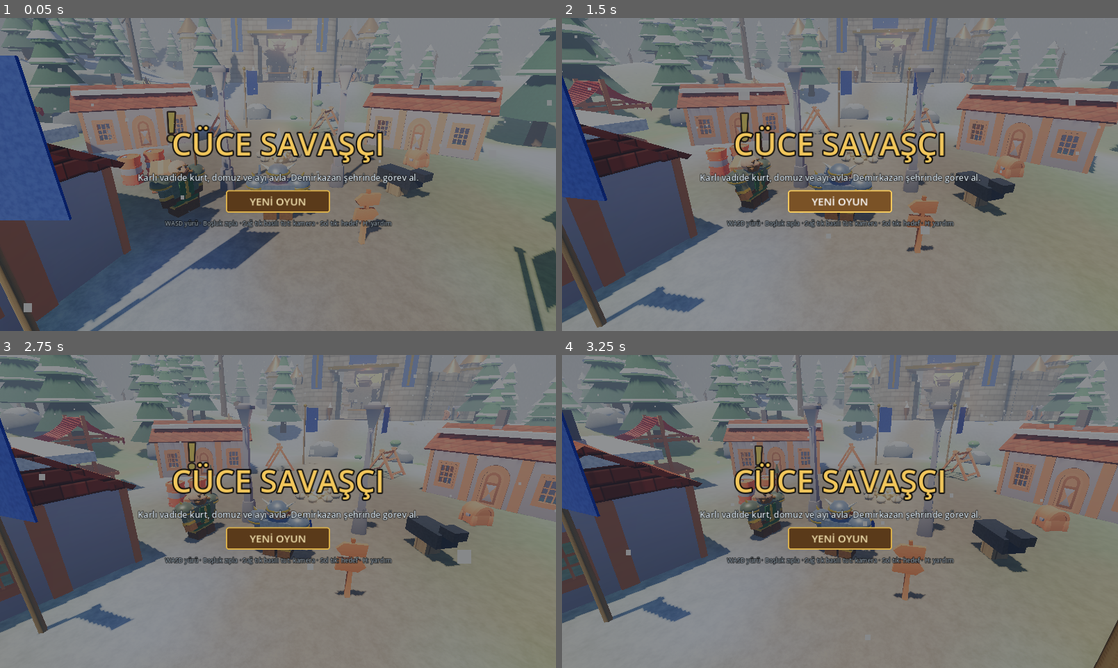
Above: before the commit, frames 1-4 (two rows, left to right).
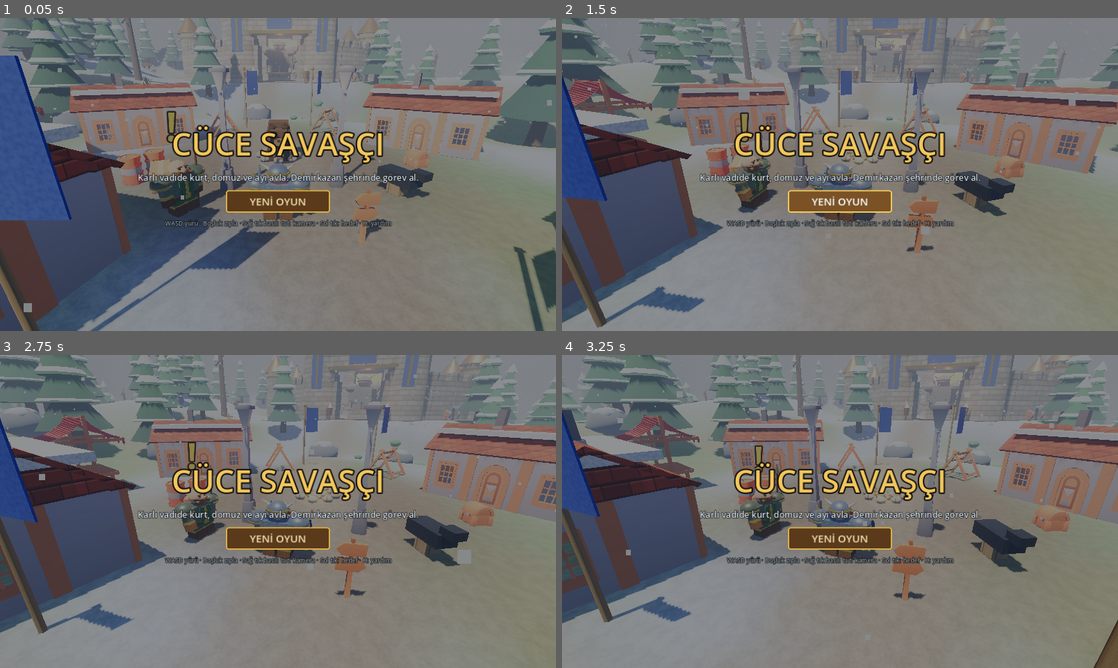
Above: after the commit, the same moments.

Repository: aldaci26/zindan-yuruyusu
Game: Godot game, scene res://main.tscn
The game is run twice, just before and just after one commit, with the same random seed, the same clock (stepped at 60 frames per second) and the same inputs.
Inputs (mouse positions are in pixels of both pictures, inside the frame that each line leads up to):
- Up to frame 1 (0.05 s): no input
- Up to frame 2 (1.5 s): tap Enter at 0.5 s; drag from (840, 174) to (895, 105) at 0.52 s; drag from (840, 174) to (812, 237) at 1.27 s
- Up to frame 3 (2.75 s): move the mouse to (333, 442) at 2.02 s; hold D from 2.03 s (still down); tap G at 2.1 s; tap E at 2.3 s
- Up to frame 4 (3.25 s): release D at 2.75 s; drag from (812, 574) to (673, 464) at 2.77 s

The runs differ from the first frame. In frame 1, 0.4% of the frame differs, in the area x 47-55%, y 32-47%; in frame 2, nothing differs; in frame 3, less than 0.1%; in frame 4, less than 0.1%.

Commit message:
Sistem modülleri: güvenli kayıt+yedek, savaş kuralları, spawn denetimi, ayrışma, NPC hafızası; elitler Nadir bayrağına geçti
Co-Authored-By: Claude Sonnet 5.5 <noreply@anthropic.com>
Claude-Session: https://claude.ai/code/session_01JevRmnrtmWrqjemGjP8zM1

Diff:
--- a/godot/main.gd
+++ b/godot/main.gd
@@ -7,6 +7,11 @@
 const SfxScript = preload("res://sfx.gd")
 const Items = preload("res://items.gd")
 const Inv = preload("res://inv.gd")
+const SaveManager = preload("res://systems/save_manager.gd")
+const CombatRules = preload("res://systems/combat_rules.gd")
+const SpawnDirector = preload("res://systems/spawn_director.gd")
+const NavSteer = preload("res://systems/navigation_steering.gd")
+const NPCDialogue = preload("res://systems/npc_dialogue.gd")
 const InvUI = preload("res://invui.gd")
 const TalentUI = preload("res://talentui.gd")
 const ProgUI = preload("res://progui.gd")
@@ -236,6 +241,8 @@
 	var base_dmg := 0.0
 	var base_spd := 0.0
 	var owner_m = null
+	var rare := false
+	var thr := 0.0
 	var node: Node3D
 	var legs: Array = []
 	var id: int
@@ -257,6 +264,8 @@
 var next_id := 100
 var save_t := 0.0
 const SAVE_PATH := "user://cuce_save.json"
+var npc_mem: Dictionary = {}
+var dlg_extra := ""
 var cam: Camera3D
 var sun: DirectionalLight3D
 var player: Node3D
@@ -477,7 +486,7 @@
 	hud.volume_changed.connect(func(_x): save_settings())
 	sfx.set_volume(0.8)
 	load_settings()
-	hud.set_has_save(FileAccess.file_exists(SAVE_PATH))
+	hud.set_has_save(FileAccess.file_exists(SAVE_PATH) or FileAccess.file_exists(SAVE_PATH + SaveManager.BACKUP_SUFFIX))
 	get_tree().set_auto_accept_quit(false)
 	_update_camera(0.0)
 
@@ -1394,7 +1403,7 @@
 	rig = player.get_meta("rig")
 	P = {"x": 0.0, "z": 7.0, "y": 0.0, "yaw": PI, "hp": 0.0, "rage": 0.0, "lvl": 1, "xp": 0.0,
 		"atk_t": 0.0, "gcd": 0.0, "cd": [0.0, 0.0, 0.0, 0.0, 0.0, 0.0, 0.0, 0.0, 0.0, 0.0, 0.0, 0.0, 0.0, 0.0], "rk_t": 0.0,  …(228 unchanged characters)…
-		"dead": false, "dead_t": 0.0, "combat_t": -99.0, "spd": 0.0, "wep_b": 0.0, "wep_lvl": 0, "dot_t": 0.0, "dot_v": 0.0, "dot_k": 0.0, "slow_t": 0.0}
+		"dead": false, "dead_t": 0.0, "combat_t": -99.0, "spd": 0.0, "wep_b": 0.0, "wep_lvl": 0, "dot_t": 0.0, "dot_v": 0.0, "dot_k": 0.0, "slow_t": 0.0, "combo": 0, "combo_t": -99.0}
 	inv = Inv.new()
 	G = Items.totals(inv.eq)
 	P["hp"] = float(max_hp())
@@ -1803,14 +1812,15 @@
 			m.ph = rnd.randf() * 6.0
 			m.id = cid
 			cid += 1
-			if rnd.randf() < 0.17:
-				m.nm = "Elit " + m.nm
-				m.maxhp = round(m.maxhp * 3.5)
+			if SpawnDirector.is_rare_spawn(rnd.randf() * 0.7, P["lvl"]):
+				m.rare = true
+				m.title = "Nadir"
+				m.maxhp = round(m.maxhp * SpawnDirector.rare_hp_multiplier())
 				m.hp = m.maxhp
-				m.dmg *= 1.5
+				m.dmg *= SpawnDirector.rare_damage_multiplier()
 				m.lvl += 1
-				m.sc *= 1.35
-				m.rad *= 1.3
+				m.sc *= 1.3
+				m.rad *= 1.25
 				m.aggro += 3.0
 			m.node = _camp_model(c["kind"])
 			m.node.scale = Vector3.ONE * m.sc
@@ -2169,8 +2179,8 @@
 	if cont and load_game():
 		hud.say("Kayıtlı oyun yüklendi.", Color("f2c75c"))
 		return
-	if FileAccess.file_exists(SAVE_PATH):
-		DirAccess.remove_absolute(ProjectSettings.globalize_path(SAVE_PATH))
+	SaveManager.delete_path(SAVE_PATH)
+	npc_mem = {}
 	hud.banner("KAR DAĞI KÖYÜ", "Kamp ateşi")
 	hud.say("Kurtlar ve domuzlar vadide dolaşıyor. İyi avlar!", Color("f2c75c"))
 
@@ -2426,19 +2436,18 @@
 		return
 	var d := {"x": P["x"], "z": P["z"], "yaw": P["yaw"], "hp": P["hp"], "lvl": P["lvl"], "xp": P["xp"],
 		"wep_b": P["wep_b"], "wep_lvl": P["wep_lvl"], "tal": P["tal"], "prof": P["prof"], "rep": P["rep"], "stats": P["stats"], "ach": P["ach"], "qs": qs, "inv": inv.to_dict(), "map": map}
-	var f := FileAccess.open(SAVE_PATH, FileAccess.WRITE)
-	if f:
-		f.store_string(JSON.stringify(d))
+	d["npc_mem"] = npc_mem
+	SaveManager.write(SAVE_PATH, d)
 
 func load_game() -> bool:
-	if not FileAccess.file_exists(SAVE_PATH):
+	var res: Dictionary = SaveManager.read(SAVE_PATH)
+	if not res.ok:
 		return false
-	var f := FileAccess.open(SAVE_PATH, FileAccess.READ)
-	if f == null:
-		return false
-	var d = JSON.parse_string(f.get_as_text())
-	if typeof(d) != TYPE_DICTIONARY:
-		return false
+	var d: Dictionary = res.data
+	if res.get("used_backup", false):
+		hud.say("Ana kayıt bozuktu; yedekten yüklendi.", Color("ffd23a"))
+	if typeof(d.get("npc_mem")) == TYPE_DICTIONARY:
+		npc_mem = d["npc_mem"]
 	for k in ["x", "z", "yaw", "lvl", "xp", "wep_b", "wep_lvl", "hp"]:
 		if not d.has(k) or typeof(d[k]) != TYPE_FLOAT:
 			return false
@@ -2633,10 +2642,10 @@
 
 func roll(base: float) -> Dictionary:
 	var crit := randf() < crit_chance()
-	var v: float = base * (0.85 + randf() * 0.3) * (1.0 + G["dmg"])
-	if crit:
-		v *= 1.8
-	return {"v": maxi(1, roundi(v)), "crit": crit}
+	P["combo"] = (P["combo"] + 1) if T - P["combo_t"] < 3.0 else 1
+	P["combo_t"] = T
+	var v := CombatRules.outgoing_damage(base * CombatRules.combo_multiplier(P["combo"]), G["dmg"], 0.85 + randf() * 0.3, crit)
+	return {"v": v, "crit": crit}
 
 func dist_to(m) -> float:
 	return Vector2(m.x - P["x"], m.z - P["z"]).length() - m.rad
@@ -2681,9 +2690,14 @@
 		_boss_reset(m)
 		hud.banner("BOSS ÖLDÜ", m.nm)
 		sfx.play("quest")
+	if m.rare:
+		xp = roundi(xp * SpawnDirector.rare_reward_multiplier())
 	hud.say("%s öldü. +%d tecrübe" % [m.nm, xp], Color("c9a8ff"))
 	hud.clog("%s öldü. +%d tecrübe" % [m.nm, xp], Color("c9a8ff"))
 	roll_loot(m)
+	if m.rare:
+		m.loot_money = roundi(m.loot_money * SpawnDirector.rare_reward_multiplier()) + 20
+		hud.say("Nadir düşman düştü!", Color("ffd23a"))
 	quest_kill(m)
 	if not m.temp:
 		stat_add("kills")
@@ -3030,9 +3044,12 @@
 
 func hurt_player(raw: float, m) -> void:
 	var arm: float = armor_total()
-	var d := maxi(1, roundi(raw * (1.0 - minf(0.75, arm / (arm + 30.0 + m.lvl * 4.0))) * (1.2 if P["rk_t"] > 0.0 else 1.0) * (1.0 - 0.02 * trk("pro_dr"))))
-	if P["sb_t"] > 0.0:
-		d = maxi(1, roundi(d * 0.3))
+	if CombatRules.should_evade(randf(), base_agi() + G["agi"], m.lvl - P["lvl"]):
+		float_text(Vector3(P["x"], P["y"] + 2.9, P["z"]), "Kaçındın", Color("b8f0ff"), false)
+		return
+	var blocked: bool = P["sb_t"] > 0.0
+	var d := CombatRules.incoming_damage(raw, arm, m.lvl, (1.2 if P["rk_t"] > 0.0 else 1.0) * (1.0 - 0.02 * trk("pro_dr")), blocked)
+	if blocked:
 		float_text(Vector3(P["x"], P["y"] + 2.9, P["z"]), "Bloklandı", Color("8ec9ff"), false)
 		sfx.play("block", -6)
 		add_rage(5.0)
@@ -3401,11 +3418,15 @@
 	dlg_open = true
 	cur_npc = n
 	P["auto"] = false
+	npc_mem = NPCDialogue.record_interaction(npc_mem, n["id"], T)
+	var rk: String = {"snow": "dem", "swamp": "kar", "mine": "mad"}[map]
+	dlg_extra = NPCDialogue.greeting(n["name"], int(NPCDialogue.memory_entry(npc_mem, n["id"]).get("interactions", 1)), int(P["rep"].get(rk, 0)))
 	render_dialog()
 
 func close_dialog() -> void:
 	dlg_open = false
 	cur_npc = null
+	dlg_extra = ""
 	hud.hide_dialog()
 
 func item_brief(it: Dictionary) -> String:
@@ -3519,6 +3540,14 @@
 				last_rest = T
 				hud.say("Dinlendin, canın doldu.", Color("43d17f"))
 				render_dialog()})
+	if dlg_extra != "":
+		body = "<%s>\n\n%s" % [dlg_extra, body]
+	for tpc in [["rumors", "Söylentiler"], ["danger", "Bölge tehlikeleri"]]:
+		buttons.append({"label": tpc[1], "cb": func():
+			var rc := NPCDialogue.topic_count(npc_mem, n["id"], tpc[0])
+			npc_mem = NPCDialogue.remember_topic(npc_mem, n["id"], tpc[0], T)
+			dlg_extra = NPCDialogue.topic_response(n["name"], tpc[0], map, rc)
+			render_dialog()})
 	var tp: String = {"durin": "mine", "ragna": "skin", "borga": "smith"}.get(n["id"], "")
 	if tp != "":
 		var pdn: String = Prog.PROFS[tp]["name"]
@@ -3600,6 +3629,13 @@
 			P["dot_k"] += 1.0
 			player_hp_loss(maxi(1, roundi(P["dot_v"])))
 	for m in mobs:
+		if not m.dead and SpawnDirector.should_throttle(Vector2(m.x - P["x"], m.z - P["z"]).length(), m.boss != "", m.temp):
+			m.thr += dt
+			if m.thr < SpawnDirector.FAR_AI_INTERVAL:
+				continue
+			_step_mob(m, m.thr)
+			m.thr = 0.0
+			continue
 		_step_mob(m, dt)
 	for i in range(mobs.size() - 1, -1, -1):
 		if mobs[i].gc:
@@ -3840,6 +3876,8 @@
 
 func _boss_summon(m, nm: String, model: String, n: int, hp: float, dmg: float, spd: float, sc: float, ring: float) -> void:
 	for i in n:
+		if not SpawnDirector.can_spawn_add(mobs, m):
+			break
 		var a := float(i) / n * TAU + randf()
 		spawn_add(m, nm, model, m.lvl - 1, hp, dmg, spd, sc, Vector2(cos(a), sin(a)) * ring)
 
@@ -4099,7 +4137,8 @@
 			if kf >= 0.0 or loot_mob == null and m.loot.is_empty():
 				m.sparkle.queue_free()
 				m.sparkle = null
-		if k > m.respawn and not m.temp:
+		var pd := Vector2(m.hx - P["x"], m.hz - P["z"]).length()
+		if SpawnDirector.can_respawn(k, SpawnDirector.respawn_delay(m.respawn, m.lvl, m.boss != "", m.temp), pd, 16.0, m.temp):
 			m.dead = false
 			m.hp = m.maxhp
 			m.x = m.hx
@@ -4157,7 +4196,13 @@
 		if hd > 38.0:
 			m.state = "return"
 		elif d > (m.rad + 0.9 if m.ranged <= 0.0 else m.ranged - 2.0) and m.eat_t <= 0.0:
-			var c := collide(m.x + dx / d * msp * dt, m.z + dz / d * msp * dt, m.rad * 0.6)
+			var near: Array = []
+			if m.boss == "":
+				for o in mobs:
+					if o != m and not o.dead and absf(o.x - m.x) < 2.4 and absf(o.z - m.z) < 2.4:
+						near.append(Vector2(o.x, o.z))
+			var dir := NavSteer.blend_direction(Vector2(dx, dz) / d, NavSteer.separation_vector(Vector2(m.x, m.z), near, 2.2), 0.55)
+			var c := collide(m.x + dir.x * msp * dt, m.z + dir.y * msp * dt, m.rad * 0.6)
 			m.x = c.x
 			m.z = c.y
 			moving = true
@@ -4382,7 +4427,7 @@
 		var show: bool = mode == "play" and not m.dead and Vector2(m.x - P["x"], m.z - P["z"]).length() < (40.0 if m.boss != "" else 22.0)
 		var wp := Vector3(m.x, m.node.position.y + (1.7 * m.sc + 0.3 if m.boss != "ragnaros" else 8.8), m.z)
 		if show and not cam.is_position_behind(wp):
-			hud.plate(m.id, cam.unproject_position(wp), "%s %d" % [m.nm, m.lvl], _lvl_color(m.lvl), m.hp / m.maxhp, ("<" + m.title + ">") if m.boss != "" else "", "", P["target"] == m)
+			hud.plate(m.id, cam.unproject_position(wp), "%s %d" % [m.nm, m.lvl], _lvl_color(m.lvl), m.hp / m.maxhp, ("<" + m.title + ">") if m.title != "" else "", "", P["target"] == m)
 		else:
 			hud.plate_hide(m.id)
 	for n in npcs:
--- /dev/null
+++ b/godot/systems/combat_rules.gd
@@ -0,0 +1,33 @@
+extends RefCounted
+## Shared deterministic combat formulas. Random rolls stay in the caller.
+
+static func armor_reduction(armor: float, attacker_level: int) -> float:
+	return clampf(armor / (armor + 30.0 + float(maxi(1, attacker_level)) * 4.0), 0.0, 0.75)
+
+static func outgoing_damage(base: float, damage_bonus: float, variance: float, critical: bool, critical_multiplier: float = 1.8) -> int:
+	var value := maxf(0.0, base) * clampf(variance, 0.0, 2.0) * (1.0 + clampf(damage_bonus, -0.9, 5.0))
+	if critical:
+		value *= clampf(critical_multiplier, 1.0, 5.0)
+	return maxi(1, roundi(value))
+
+static func incoming_damage(raw: float, armor: float, attacker_level: int, defensive_multiplier: float, blocked: bool) -> int:
+	var value := maxf(0.0, raw) * (1.0 - armor_reduction(armor, attacker_level))
+	value *= clampf(defensive_multiplier, 0.05, 3.0)
+	if blocked:
+		value *= 0.3
+	return maxi(1, roundi(value))
+
+static func combo_multiplier(combo_count: int) -> float:
+	return 1.0 + minf(0.25, float(maxi(0, combo_count - 1)) * 0.025)
+
+static func status_duration(base_seconds: float, resistance: float) -> float:
+	return maxf(0.0, base_seconds) * (1.0 - clampf(resistance, 0.0, 0.9))
+
+static func evade_chance(agility: float, level_difference: int = 0) -> float:
+	return clampf(0.025 + maxf(0.0, agility) * 0.0015 - float(level_difference) * 0.01, 0.01, 0.22)
+
+static func should_evade(roll_value: float, agility: float, level_difference: int = 0) -> bool:
+	return clampf(roll_value, 0.0, 1.0) < evade_chance(agility, level_difference)
+
+static func threat_score(damage_done: float, healing_done: float) -> float:
+	return maxf(0.0, damage_done) + maxf(0.0, healing_done) * 0.5
--- /dev/null
+++ b/godot/systems/navigation_steering.gd
@@ -0,0 +1,34 @@
+extends RefCounted
+## Lightweight local avoidance; intentionally does not require a baked NavigationMesh.
+
+static func separation_vector(origin: Vector2, neighbors: Array, radius: float = 2.2) -> Vector2:
+	var result := Vector2.ZERO
+	var safe_radius := maxf(0.1, radius)
+	for point in neighbors:
+		if typeof(point) != TYPE_VECTOR2:
+			continue
+		var offset: Vector2 = origin - point
+		var distance := offset.length()
+		if distance > 0.001 and distance < safe_radius:
+			result += offset.normalized() * ((safe_radius - distance) / safe_radius)
+	return result.limit_length(1.0)
+
+static func blend_direction(target_direction: Vector2, separation: Vector2, weight: float = 0.65) -> Vector2:
+	if target_direction.length_squared() <= 0.0001:
+		return separation.normalized()
+	return (target_direction.normalized() + separation * clampf(weight, 0.0, 1.0)).normalized()
+
+static func melee_approach_point(target: Vector2, unit_id: int, desired_radius: float) -> Vector2:
+	var angle := float(unit_id) * 2.3999632297
+	return target + Vector2(cos(angle), sin(angle)) * maxf(0.5, desired_radius)
+
+static func ranged_move_direction(origin: Vector2, target: Vector2, preferred_distance: float) -> Vector2:
+	var offset := target - origin
+	var distance := offset.length()
+	if distance <= 0.001:
+		return Vector2.ZERO
+	if distance < maxf(1.0, preferred_distance * 0.58):
+		return -offset.normalized()
+	if distance > maxf(1.0, preferred_distance - 2.0):
+		return offset.normalized()
+	return Vector2.ZERO
--- /dev/null
+++ b/godot/systems/npc_dialogue.gd
@@ -0,0 +1,67 @@
+extends RefCounted
+## NPC memory and contextual dialogue helpers, independent from presentation UI.
+
+static func memory_entry(memory: Dictionary, npc_id: String) -> Dictionary:
+	var entry = memory.get(npc_id, {})
+	return entry.duplicate(true) if typeof(entry) == TYPE_DICTIONARY else {}
+
+static func record_interaction(memory: Dictionary, npc_id: String, world_time: float) -> Dictionary:
+	var result := memory.duplicate(true)
+	var entry := memory_entry(result, npc_id)
+	entry["interactions"] = clampi(int(entry.get("interactions", 0)) + 1, 0, 1000000)
+	entry["last_seen"] = maxf(0.0, world_time)
+	result[npc_id] = entry
+	return result
+
+static func greeting(npc_name: String, interactions: int, reputation: int) -> String:
+	if interactions <= 1:
+		return "%s seni ilk kez görüyor." % npc_name
+	if reputation >= 3500:
+		return "Tekrar hoş geldin, dostum. %s sana güveniyor." % npc_name
+	if interactions >= 5:
+		return "Yine karşılaştık. %s yaptıklarını hatırlıyor." % npc_name
+	return "%s seni hatırlıyor." % npc_name
+
+static func reputation_tone(reputation: int) -> String:
+	if reputation >= 6500:
+		return "onurlu"
+	if reputation >= 1500:
+		return "dost"
+	if reputation >= 500:
+		return "tanıdık"
+	return "yabancı"
+
+static func remember_topic(memory: Dictionary, npc_id: String, topic: String, world_time: float) -> Dictionary:
+	var result := memory.duplicate(true)
+	var entry := memory_entry(result, npc_id)
+	var topics: Dictionary = entry.get("topics", {}) if typeof(entry.get("topics", {})) == TYPE_DICTIONARY else {}
+	topics[topic] = maxi(1, int(topics.get(topic, 0)) + 1)
+	entry["topics"] = topics
+	entry["last_topic"] = topic
+	entry["last_seen"] = maxf(0.0, world_time)
+	entry["rapport"] = clampi(int(entry.get("rapport", 0)) + 1, 0, 1000)
+	result[npc_id] = entry
+	return result
+
+static func topic_response(npc_name: String, topic: String, map_name: String, repeat_count: int = 0) -> String:
+	var responses := {
+		"rumors": {
+			"snow": "Köylüler kuzey geçidinde eski bir ganimet saklandığını söylüyor.",
+			"swamp": "Bataklıkta sis çöktüğünde Murloc ayinleri yeniden başlıyor.",
+			"mine": "Madende derinlere indikçe Kara Demir muhafızları çoğalıyor."
+		},
+		"danger": {
+			"snow": "Trogglar doğuda, Gnollar güneydoğuda pusu kuruyor. Hazırlıksız gitme.",
+			"swamp": "Şamanları önce durdur; diğer Murlocları güçlendiriyorlar.",
+			"mine": "Dar koridorlarda geri çekilme alanı bırak. Golemler ağır ama çok sert vurur."
+		}
+	}
+	var line: String = responses.get(topic, {}).get(map_name, "Bu bölge hakkında şimdilik bildiğim başka bir şey yok.")
+	if repeat_count > 0:
+		line += " Daha önce de konuşmuştuk."
+	return "%s: %s" % [npc_name, line]
+
+static func topic_count(memory: Dictionary, npc_id: String, topic: String) -> int:
+	var entry := memory_entry(memory, npc_id)
+	var topics = entry.get("topics", {})
+	return maxi(0, int(topics.get(topic, 0))) if typeof(topics) == TYPE_DICTIONARY else 0
--- /dev/null
+++ b/godot/systems/save_manager.gd
@@ -0,0 +1,101 @@
+extends RefCounted
+## Versioned, validated save envelopes with automatic backup and three-slot paths.
+
+const CURRENT_VERSION := 2
+const DEFAULT_PATH := "user://cuce_save.json"
+const BACKUP_SUFFIX := ".bak"
+
+static func path_for_slot(slot: int) -> String:
+	var safe_slot := clampi(slot, 1, 3)
+	return DEFAULT_PATH if safe_slot == 1 else "user://cuce_save_slot_%d.json" % safe_slot
+
+static func encode(payload: Dictionary) -> String:
+	return JSON.stringify({
+		"format": "cuce-save",
+		"version": CURRENT_VERSION,
+		"saved_at": Time.get_datetime_string_from_system(true),
+		"payload": payload
+	})
+
+static func decode_text(source: String) -> Dictionary:
+	var parsed = JSON.parse_string(source)
+	if typeof(parsed) != TYPE_DICTIONARY:
+		return {"ok": false, "error": "Save root is not a dictionary."}
+	if parsed.get("format", "") == "cuce-save":
+		var version := int(parsed.get("version", 0))
+		if version < 1 or version > CURRENT_VERSION or typeof(parsed.get("payload")) != TYPE_DICTIONARY:
+			return {"ok": false, "error": "Unsupported or malformed save version."}
+		return {"ok": true, "version": version, "data": parsed["payload"], "migrated": version < CURRENT_VERSION}
+	# Legacy v1 files stored the payload directly at the root.
+	if parsed.has("x") and parsed.has("lvl") and parsed.has("inv"):
+		return {"ok": true, "version": 1, "data": parsed, "migrated": true}
+	return {"ok": false, "error": "Save signature or required fields are missing."}
+
+static func write(path: String, payload: Dictionary) -> Dictionary:
+	var absolute := ProjectSettings.globalize_path(path)
+	var backup := absolute + BACKUP_SUFFIX
+	if FileAccess.file_exists(path):
+		if FileAccess.file_exists(backup):
+			DirAccess.remove_absolute(backup)
+		var copy_error := DirAccess.copy_absolute(absolute, backup)
+		if copy_error != OK:
+			push_warning("SaveManager: backup could not be created (%s)." % error_string(copy_error))
+	var file := FileAccess.open(path, FileAccess.WRITE)
+	if file == null:
+		return {"ok": false, "error": error_string(FileAccess.get_open_error())}
+	file.store_string(encode(payload))
+	file.flush()
+	file.close()
+	return {"ok": true, "version": CURRENT_VERSION}
+
+static func read(path: String) -> Dictionary:
+	if FileAccess.file_exists(path):
+		var file := FileAccess.open(path, FileAccess.READ)
+		if file != null:
+			var result := decode_text(file.get_as_text())
+			if result.ok:
+				result["used_backup"] = false
+				return result
+	var backup_path := path + BACKUP_SUFFIX
+	if FileAccess.file_exists(backup_path):
+		var backup := FileAccess.open(backup_path, FileAccess.READ)
+		if backup != null:
+			var recovered := decode_text(backup.get_as_text())
+			if recovered.ok:
+				recovered["used_backup"] = true
+				return recovered
+	return {"ok": false, "error": "No valid primary or backup save found."}
+
+static func slot_exists(slot: int) -> bool:
+	var path := path_for_slot(slot)
+	return FileAccess.file_exists(path) or FileAccess.file_exists(path + BACKUP_SUFFIX)
+
+static func delete_path(path: String) -> bool:
+	var absolute := ProjectSettings.globalize_path(path)
+	var backup := absolute + BACKUP_SUFFIX
+	var had_file := FileAccess.file_exists(path) or FileAccess.file_exists(path + BACKUP_SUFFIX)
+	if FileAccess.file_exists(path):
+		var primary_error := DirAccess.remove_absolute(absolute)
+		if primary_error != OK:
+			return false
+	if FileAccess.file_exists(path + BACKUP_SUFFIX):
+		var backup_error := DirAccess.remove_absolute(backup)
+		if backup_error != OK:
+			return false
+	return had_file
+
+static func copy_path(source_path: String, target_path: String) -> bool:
+	if source_path == target_path or (not FileAccess.file_exists(source_path) and not FileAccess.file_exists(source_path + BACKUP_SUFFIX)):
+		return false
+	var loaded := read(source_path)
+	if not loaded.ok:
+		return false
+	return write(target_path, loaded.data).ok
+
+static func delete_slot(slot: int) -> bool:
+	return delete_path(path_for_slot(slot))
+
+static func copy_slot(source_slot: int, target_slot: int) -> bool:
+	if source_slot == target_slot or not slot_exists(source_slot):
+		return false
+	return copy_path(path_for_slot(source_slot), path_for_slot(target_slot))
--- /dev/null
+++ b/godot/systems/spawn_director.gd
@@ -0,0 +1,57 @@
+extends RefCounted
+## Spawn budgets and simulation throttling for low-power devices.
+
+const MAX_TEMP_ADDS_PER_BOSS := 8
+const FAR_AI_DISTANCE := 62.0
+const FAR_AI_INTERVAL := 0.24
+
+static func respawn_delay(base_delay: float, level: int, is_boss: bool, is_temp: bool) -> float:
+	if is_temp:
+		return INF
+	if is_boss:
+		return maxf(90.0, base_delay)
+	return maxf(18.0, base_delay + float(maxi(0, level - 1)) * 0.8)
+
+static func can_respawn(elapsed: float, delay: float, distance_to_player: float, safe_distance: float, is_temp: bool) -> bool:
+	return not is_temp and elapsed >= delay and distance_to_player >= safe_distance
+
+static func should_throttle(distance_to_player: float, is_boss: bool, is_temp: bool) -> bool:
+	return not is_boss and not is_temp and distance_to_player > FAR_AI_DISTANCE
+
+static func can_spawn_add(mobs: Array, owner, limit: int = MAX_TEMP_ADDS_PER_BOSS) -> bool:
+	var count := 0
+	for mob in mobs:
+		if mob != null and not mob.dead and mob.temp and mob.owner_m == owner:
+			count += 1
+	return count < maxi(0, limit)
+
+static func population_budget(map_name: String, player_level: int) -> int:
+	var base := 30
+	match map_name:
+		"swamp": base = 26
+		"mine": base = 18
+	return clampi(base + int(maxi(0, player_level - 10) / 5), 12, 36)
+
+static func is_spawn_position_safe(position: Vector2, player_position: Vector2, obstacles: Array, min_player_distance: float = 18.0) -> bool:
+	if position.distance_to(player_position) < maxf(1.0, min_player_distance):
+		return false
+	for obstacle in obstacles:
+		if typeof(obstacle) != TYPE_VECTOR3:
+			continue
+		var center := Vector2(obstacle.x, obstacle.y)
+		if position.distance_to(center) < obstacle.z + 1.5:
+			return false
+	return true
+
+static func is_rare_spawn(roll_value: float, player_level: int) -> bool:
+	var chance := clampf(0.02 + float(maxi(0, player_level - 1)) * 0.0005, 0.02, 0.035)
+	return clampf(roll_value, 0.0, 1.0) < chance
+
+static func rare_hp_multiplier() -> float:
+	return 2.2
+
+static func rare_damage_multiplier() -> float:
+	return 1.2
+
+static func rare_reward_multiplier() -> float:
+	return 1.8
